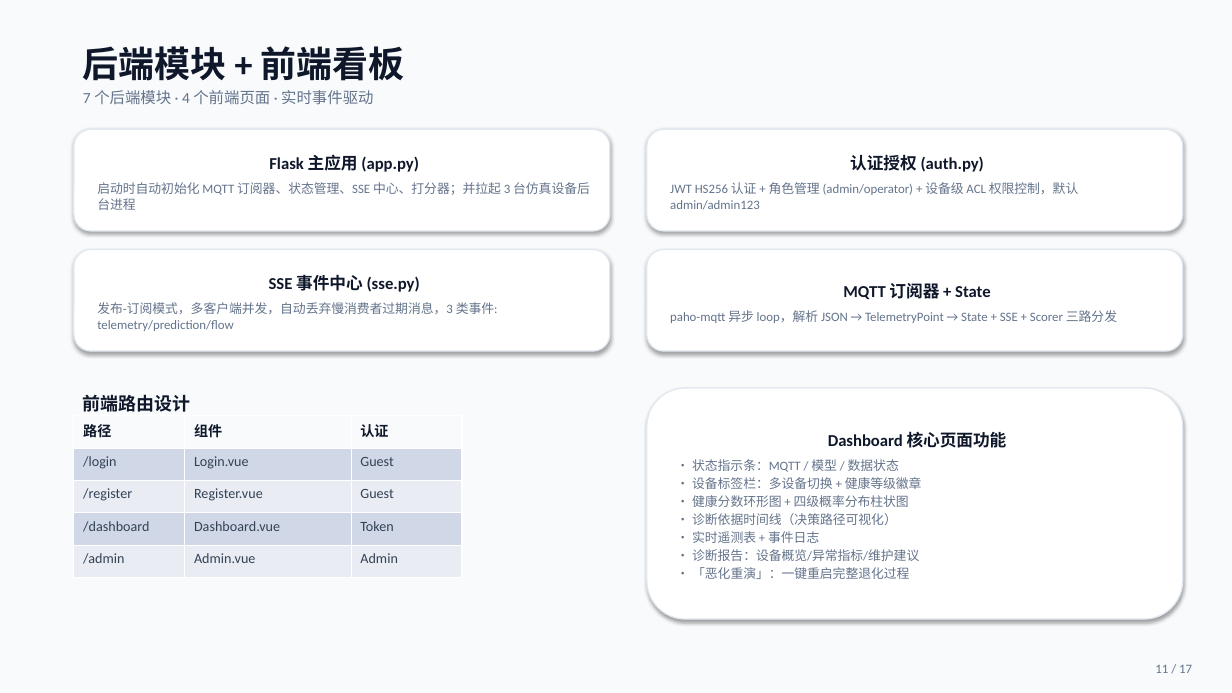
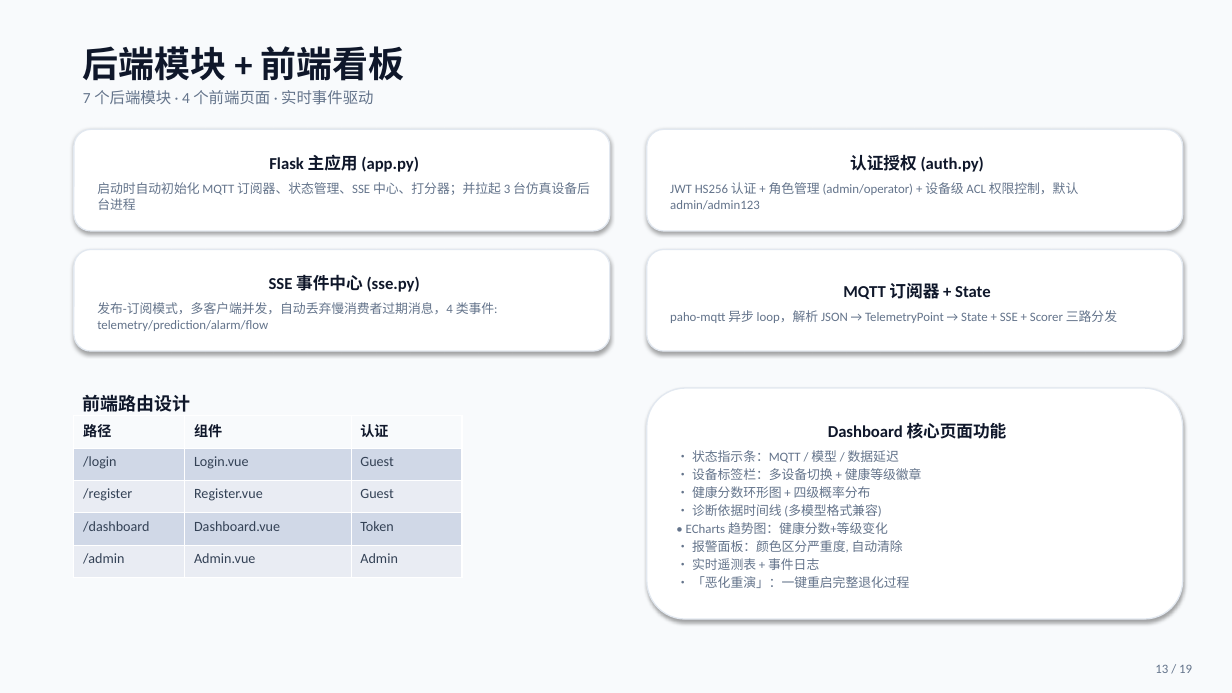
Before and after one commit to Huaiyue-sy/Equipment-Health-Assessment-System, a slide deck: slide 13 of doc/iHealthSim.pptx (slide 11 before the commit). Drawn at 1232x693 pixels with LibreOffice and Linux fonts; fonts in the diff are those of the drawing. Boxes give left, top, right and bottom in pixels: in the first picture for what was removed or moved away, otherwise in the second. Text is boxed around its words. In the diff, an @@ line names an element or a change of style, - is before the commit and + after.

```diff
--- a/doc/iHealthSim.pptx
+++ b/doc/iHealthSim.pptx
@@ text in rounded rectangle at (97, 302, 498, 331): text changed @@
-发布-订阅模式，多客户端并发，自动丢弃慢消费者过期消息，3 类事件: telemetry/prediction/flow
+发布-订阅模式，多客户端并发，自动丢弃慢消费者过期消息，4 类事件: telemetry/prediction/alarm/flow
@@ text in rounded rectangle at (692, 450, 899, 463): text changed @@
-• 状态指示条：MQTT / 模型 / 数据状态
+• 状态指示条：MQTT / 模型 / 数据延迟
@@ text in rounded rectangle at (686, 486, 903, 552): text changed @@
-• 健康分数环形图 + 四级概率分布柱状图
-• 诊断依据时间线（决策路径可视化）
+• 健康分数环形图 + 四级概率分布
+• 诊断依据时间线 (多模型格式兼容)
+• ECharts 趋势图：健康分数+等级变化
+• 报警面板：颜色区分严重度, 自动清除
@@ text in rounded rectangle at (692, 549, 919, 561): paragraph removed @@
-• 诊断报告：设备概览/异常指标/维护建议
@@ text at (1155, 664, 1192, 673): text changed @@
-11 / 17
+13 / 19
```
Also in this commit, not shown: 15 other slides changed, 3 slides added, 1 slide removed, 6 other files.
